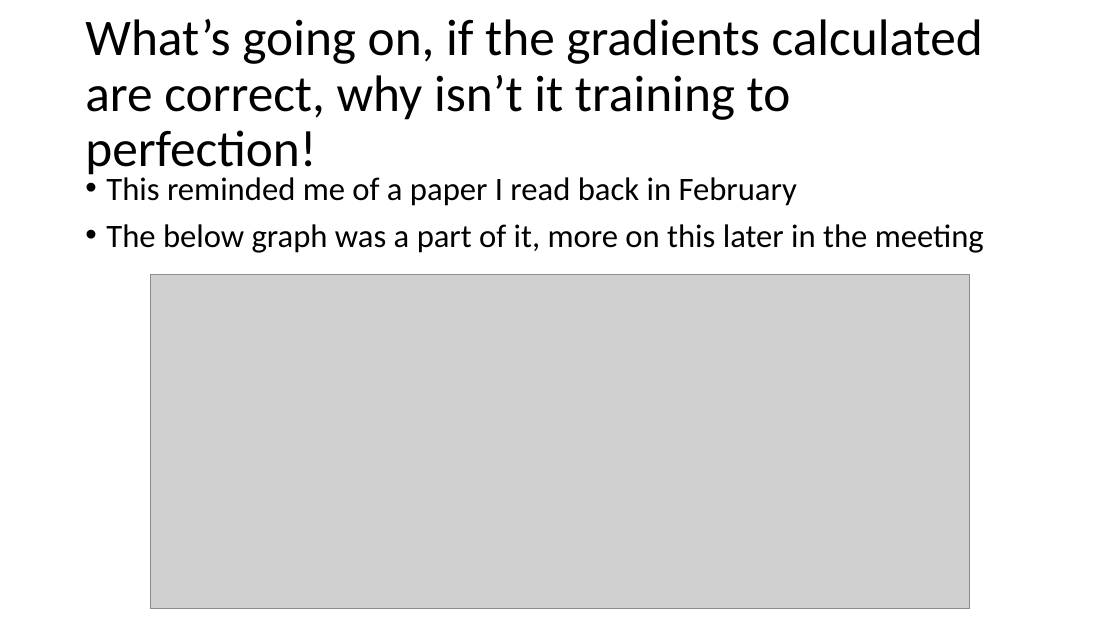
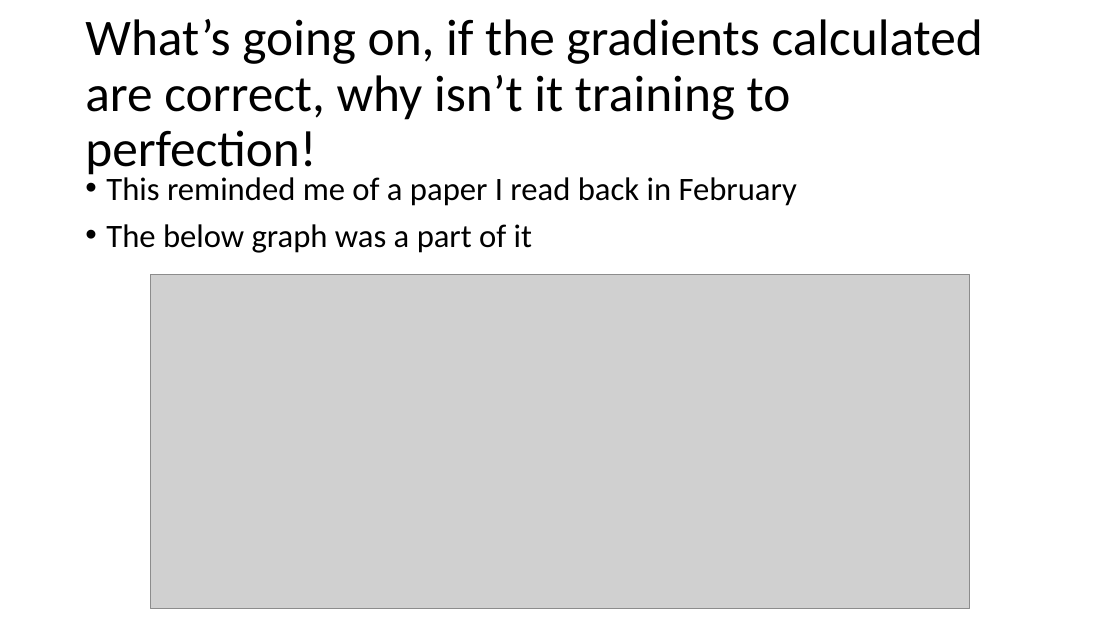
Before and after one commit to erikgroving/NeuralNetworkHardwareAccelerator, a slide deck: slide 9 of WeeklyPresentations/update12_06_13.pptx (slide 3 before the commit). Drawn at 1120x630 pixels with LibreOffice and Linux fonts; fonts in the diff are those of the drawing; grey boxes stand for pictures. Boxes give left, top, right and bottom in pixels: in the first picture for what was removed or moved away, otherwise in the second. Text is boxed around its words. In the diff, an @@ line names an element or a change of style, - is before the commit and + after.

```diff
--- a/WeeklyPresentations/update12_06_13.pptx
+++ b/WeeklyPresentations/update12_06_13.pptx
@@ text at (x1=106, y1=224, x2=532, y2=253): text changed @@
-• The below graph was a part of it, more on this later in the meeting
+• The below graph was a part of it
```
Also in this commit, not shown: 3 other slides changed, 3 slides added, 1 other file.
